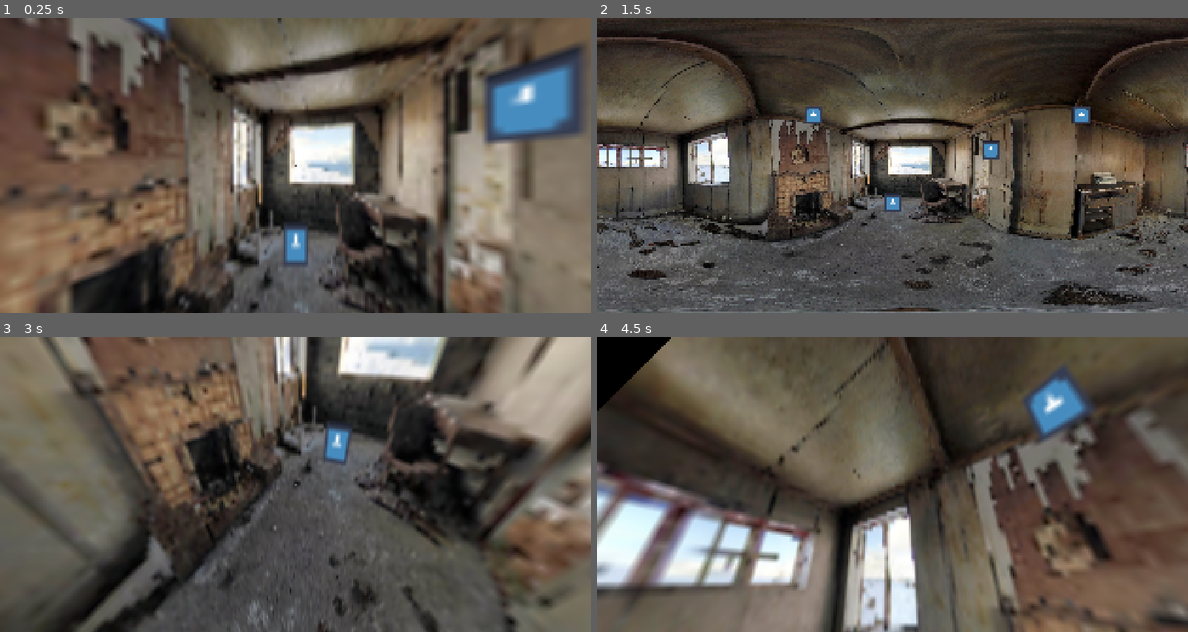
Above: before the commit, frames 1-4 (two rows, left to right).
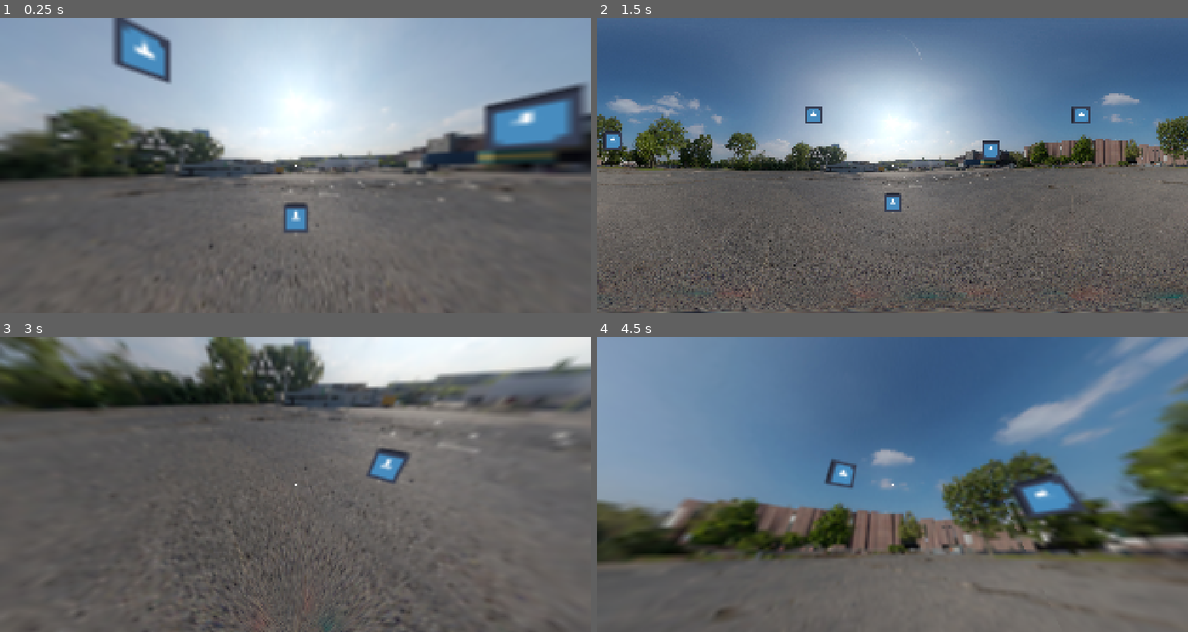
Above: after the commit, the same moments.

Repository: AlexPham0209/fnaf-scrolling-test
Game: Godot game, scene res://src/scenes/scrolling.tscn
The game is run twice, just before and just after one commit, with the same random seed, the same clock (stepped at 60 frames per second) and the same inputs. The project has no main scene, so this scene is started directly. The engine's default icon, where the game draws it, is replaced by a stand-in: a white triangle on a blue panel in a dark square.
Inputs (mouse positions are in pixels of both pictures, inside the frame that each line leads up to):
- Up to frame 1 (0.25 s): no input
- Up to frame 2 (1.5 s): tap Enter (ui_accept) at 0.5, 0.77, 1.25 s; move the mouse to (1022, 150) at 0.52 s; click (1022, 150) at 0.67 s; move the mouse to (774, 180) at 1.27 s; click (774, 180) at 1.42 s
- Up to frame 3 (3 s): tap Enter (ui_accept) at 1.52, 2, 2.75 s; move the mouse to (354, 419) at 2.02 s; click (354, 419) at 2.17 s; move the mouse to (265, 543) at 2.77 s; click (265, 543) at 2.92 s
- Up to frame 4 (4.5 s): tap Enter (ui_accept) at 3.02, 3.5, 3.77, 4.25 s; move the mouse to (1069, 528) at 3.52 s; click (1069, 528) at 3.67 s; move the mouse to (715, 440) at 4.27 s; click (715, 440) at 4.42 s

The runs differ from the first frame. In frame 1, 89% of the frame differs, in the area x 0-100%, y 0-100%; in frame 2, 75%; in frame 3, 65%; in frame 4, 88%.

Commit message:
Added looping

Diff:
--- a/src/scenes/scrolling.tscn
+++ b/src/scenes/scrolling.tscn
@@ -1,18 +1,23 @@
-[gd_scene load_steps=10 format=3 uid="uid://de2qks2le3mm8"]
+[gd_scene load_steps=12 format=3 uid="uid://de2qks2le3mm8"]
 
 [ext_resource type="Script" uid="uid://bkoiixu0wc8nt" path="res://src/scripts/scrolling_test.gd" id="1_yrbag"]
 [ext_resource type="Shader" uid="uid://b8d2x4b5my2tx" path="res://src/shaders/gnomonic.gdshader" id="2_jkvvx"]
 [ext_resource type="Texture2D" uid="uid://dgv514qf6e1c4" path="res://src/assets/360.jpg" id="2_mwc1p"]
 [ext_resource type="Script" uid="uid://bnt7dvxwwalvu" path="res://src/scripts/perspective.gd" id="3_6dwqo"]
 [ext_resource type="PackedScene" uid="uid://p50ayogiuyqc" path="res://src/scenes/interactable.tscn" id="3_mwc1p"]
+[ext_resource type="Texture2D" uid="uid://d365vch0is32f" path="res://src/assets/Animation-0 Direction-0 Frame-0.png" id="3_p08e1"]
 [ext_resource type="Script" uid="uid://dk4gx2mblf1et" path="res://src/scripts/cursor.gd" id="5_tincr"]
 [ext_resource type="Texture2D" uid="uid://d0dm4r8nu311e" path="res://icon.svg" id="6_tincr"]
+[ext_resource type="Texture2D" uid="uid://busiewshxc5jp" path="res://src/assets/parking_lot.jpg" id="9_hruyx"]
 
 [sub_resource type="ShaderMaterial" id="ShaderMaterial_6dwqo"]
 shader = ExtResource("2_jkvvx")
 shader_parameter/centerPoint = Vector2(0.5, 0.5)
 shader_parameter/point = Vector2(0, 0)
 shader_parameter/FOV = Vector2(0.9, 0.8)
+shader_parameter/applyModifiers = false
+shader_parameter/zoomX = 65.0
+shader_parameter/zoomY = 30.0
 
 [sub_resource type="RectangleShape2D" id="RectangleShape2D_tincr"]
 size = Vector2(12.1429, 13.1429)
@@ -20,9 +25,19 @@
 [node name="Scrolling" type="Node2D"]
 script = ExtResource("1_yrbag")
 
-[node name="ParkingLot" type="Sprite2D" parent="."]
+[node name="Room" type="Sprite2D" parent="."]
 position = Vector2(2048, 1024)
 texture = ExtResource("2_mwc1p")
+
+[node name="ParkingLot2" type="Sprite2D" parent="."]
+position = Vector2(2048, 1024)
+texture = ExtResource("9_hruyx")
+
+[node name="Animation-0Direction-0Frame-0" type="Sprite2D" parent="."]
+visible = false
+position = Vector2(2042, 1021.5)
+scale = Vector2(1.60469, 2.85139)
+texture = ExtResource("3_p08e1")
 
 [node name="Interactable" parent="." instance=ExtResource("3_mwc1p")]
 position = Vector2(2728, 916)
@@ -36,6 +51,9 @@
 [node name="Interactable4" parent="." instance=ExtResource("3_mwc1p")]
 position = Vector2(2048, 1283)
 
+[node name="Interactable5" parent="." instance=ExtResource("3_mwc1p")]
+position = Vector2(108, 852)
+
 [node name="Perspective" type="ColorRect" parent="."]
 visible = false
 material = SubResource("ShaderMaterial_6dwqo")
@@ -43,7 +61,8 @@
 offset_bottom = 2048.0
 mouse_filter = 2
 script = ExtResource("3_6dwqo")
-fov = Vector2(0.7, 0.5)
+zoom = Vector2(60, 20)
+captured = true
 
 [node name="Cursor" type="Area2D" parent="." node_paths=PackedStringArray("perspective")]
 visible = false
@@ -61,3 +80,8 @@
 [node name="Camera2D" type="Camera2D" parent="."]
 position = Vector2(2048, 1024)
 zoom = Vector2(0.5, 0.5)
+
+[node name="Icon" type="Sprite2D" parent="."]
+position = Vector2(2048, 1024)
+scale = Vector2(0.2, 0.2)
+texture = ExtResource("6_tincr")
--- a/src/scripts/cursor.gd
+++ b/src/scripts/cursor.gd
@@ -21,7 +21,17 @@
 	var lon = cp.x + atan2((x * sin(c)), ((p * cos(cp.y) * cos(c)) - (y * sin(cp.y) * sin(c))))
 
 	pos = Vector2((lon / PI + 1.0) * 0.5, (lat / PI_2 + 1.0) * 0.5)
+
+	if perspective.apply_modifiers:
+		var conversion = Vector2(180.0/self.perspective.zoom.x, 90.0/self.perspective.zoom.y);
+
+		pos.x *= conversion.x;
+		pos.y *= conversion.y;
+
+		pos.x -= (conversion.x/2.0)-0.5;
+		pos.y -= (conversion.y/2.0)-0.5;
+
+	pos = Vector2(fposmod(pos.x, 1.0), fposmod(pos.y, 1.0))
 	pos *= Vector2(4096, 2048)
 	pos += self.perspective.global_position
-
 	self.global_position = pos
--- a/src/scripts/perspective.gd
+++ b/src/scripts/perspective.gd
@@ -1,21 +1,40 @@
 extends ColorRect
 
 @export var fov: Vector2 = Vector2(0.7, 0.75)
+@export var zoom: Vector2 = Vector2(90, 30)
 @export var cp: Vector2 = Vector2(0.5, 0.5)
+@export var apply_modifiers: bool = false
+@export var captured = false
 
 func _ready() -> void:
 	self.visible = true
+
+	if captured:
+		Input.mouse_mode = Input.MOUSE_MODE_CAPTURED
 	self.material.set_shader_parameter('centerPoint', cp)
+	self.material.set_shader_parameter('zoomX', zoom.x)
+	self.material.set_shader_parameter('zoomY', zoom.y)
 	self.material.set_shader_parameter('FOV', fov)
+	self.material.set_shader_parameter('applyModifiers', apply_modifiers)
 
 
 func _physics_process(delta: float) -> void:
 	var center = Vector2(4096 / 2, 2048 / 2)
-	var move = get_global_mouse_position() / Vector2(4096, 2048)
 
-	cp.x = move.x
-	cp.y = move.y
+	if not captured:
+		var move = get_global_mouse_position() / Vector2(4096, 2048)
+		cp.x = fposmod(move.x, 1.0)
+		cp.y = clamp(move.y, 0.3, 0.7)
+	#
 	self.material.set_shader_parameter('centerPoint', cp)
 
 	if Input.is_action_just_pressed("ui_accept"):
 		self.visible = not self.visible
+
+func _input(event):
+	if not captured:
+		return
+
+	if event is InputEventMouseMotion and Input.get_mouse_mode() == Input.MOUSE_MODE_CAPTURED:
+		cp.x = fposmod(cp.x + event.relative.x * 0.001, 1.0)
+		cp.y = clamp(cp.y + event.relative.y * 0.001, 0.3, 0.7)
--- a/src/shaders/gnomonic.gdshader
+++ b/src/shaders/gnomonic.gdshader
@@ -2,7 +2,11 @@
 uniform vec2 centerPoint;
 uniform vec2 point;
 uniform vec2 FOV;
+uniform bool applyModifiers = false;
 uniform sampler2D SCREEN_TEXTURE : hint_screen_texture, filter_linear_mipmap;
+
+uniform float zoomX = 65;
+uniform float zoomY = 30;
 
 const float PI_2 = PI * 0.5;
 const float PI2 = PI * 2.0;
@@ -26,19 +30,28 @@
 	float lon = cp.x + atan((x * sin(c)) / ((p * cos(cp.y) * cos(c)) - y * sin(cp.y) * sin(c)));
 	float lat = asin(cos(c) * sin(cp.y) + (y * sin(c) * cos(cp.y))/p);
 
-
 	//Converting the spherical coordinates to ranges [0, 1].
 	vec2 output = vec2((lon / PI + 1.0f) * 0.5, (lat / PI_2 + 1.0f) * 0.5);
 	return output;
 }
 
 void fragment() {
-	vec2 sphericalCoords = toGnomonic(SCREEN_UV, centerPoint, FOV);
+	vec2 sphericalCoords = toGnomonic(fract(SCREEN_UV), centerPoint, FOV);
+	vec2 conversion;
+
+	if (applyModifiers) {
+		conversion.x = 180.0/zoomX;
+		conversion.y = 90.0/zoomY;
+
+		sphericalCoords.x *= conversion.x;
+	    sphericalCoords.y *= conversion.y;
+
+	    sphericalCoords.x -= (conversion.x/2.0)-0.5;
+	    sphericalCoords.y -= (conversion.y/2.0)-0.5;
+	}
 
 	//Prevents stretching textures
 	COLOR = (sphericalCoords.y > 1.0 || sphericalCoords.y < 0.0) || (sphericalCoords.x > 1.0 || sphericalCoords.x < 0.0)
-	? vec4(0.0, 0.0, 0.0, 1.0) : textureLod(SCREEN_TEXTURE, sphericalCoords, 0.00f);
-
-	if (distance(sphericalCoords, point) <= 0.005)
-		COLOR = vec4(0.0, 0.0, 0.0, 1.0);
+	? vec4(0.0, 0.0, 0.0, 1.0) : textureLod(SCREEN_TEXTURE, fract(sphericalCoords), 0.00f);
+	COLOR = textureLod(SCREEN_TEXTURE, fract(sphericalCoords), 0.00f);
 }
Binary file added: src/assets/Animation-0 Direction-0 Frame-0.png
Not shown, added: src/assets/Animation-0 Direction-0 Frame-0.png.import
